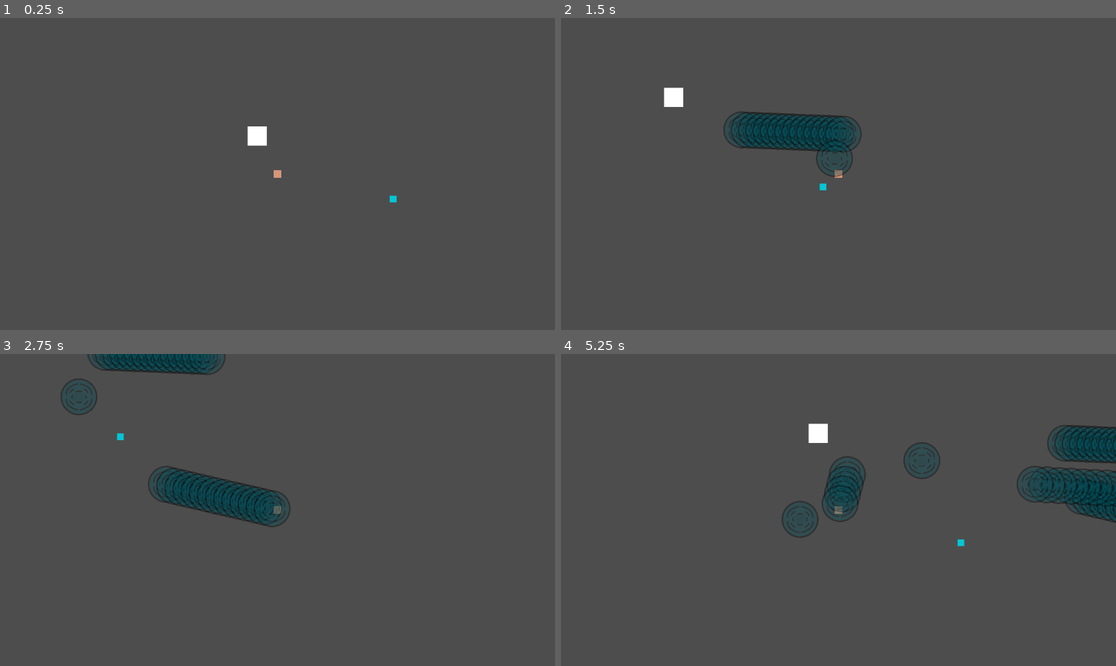
Above: before the commit, frames 1-4 (two rows, left to right).
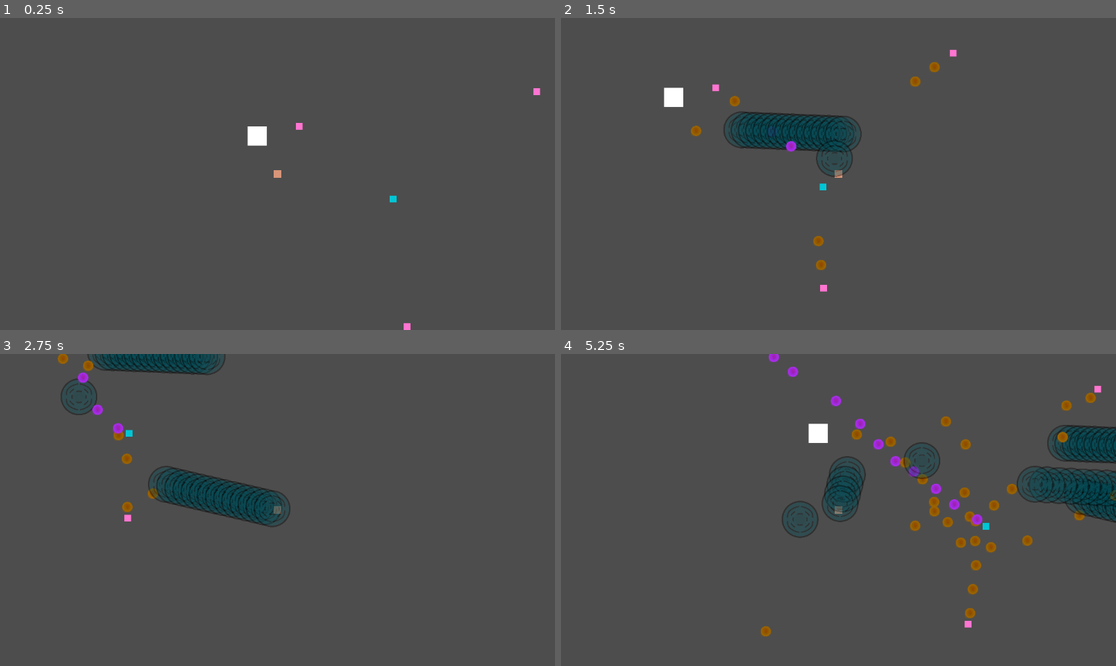
Above: after the commit, the same moments.

Repository: Simon014/PSLR2-Dungeon-Danmaku-Engine
Game: Godot game, scene res://RootScene.tscn
Same seed, same stepped clock (60 frames per second), same inputs: the game is played once before the commit and once after it.
Inputs (mouse positions are in pixels of both pictures, inside the frame that each line leads up to):
- Up to frame 1 (0.25 s): no input
- Up to frame 2 (1.5 s): tap Enter at 0.5 s; move the mouse to (960, 158) at 0.52 s; press the mouse at (960, 158) at 0.53 s; hold D (right) 0.53-1.28 s; move the mouse to (727, 189) at 1.27 s; release the mouse at (727, 189) at 1.28 s; hold S (down) from 1.28 s (still down); click (727, 189) at 1.35 s
- Up to frame 3 (2.75 s): move the mouse to (333, 441) at 2.02 s; release S (down) at 2.03 s; press the mouse at (333, 441) at 2.03 s; hold D (right) from 2.03 s (still down)
- Up to frame 4 (5.25 s): move the mouse to (810, 572) at 2.77 s; release D (right) at 2.78 s; release the mouse at (810, 572) at 2.78 s; hold W (up) 2.78-3.53 s; click (810, 572) at 2.85 s; move the mouse to (1005, 556) at 3.52 s; press the mouse at (1005, 556) at 3.53 s; hold A (left) 3.53-5.03 s; move the mouse to (672, 463) at 4.27 s; release the mouse at (672, 463) at 4.28 s; click (672, 463) at 4.35 s; move the mouse to (866, 510) at 5.02 s; press the mouse at (866, 510) at 5.03 s; hold S (down) from 5.03 s (still down)

The runs differ from the first frame. In frame 1, less than 0.1% of the frame differs, in the area x 53-98%, y 22-100%; in frame 2, 0.5%; in frame 3, 0.5%; in frame 4, 2.0%, in the area x 35-100%, y 0-91%.

Commit message:
enemy basic function done
next : health and damage.

Diff:
--- a/pslr-2-dungeon-danmaku-engine/DDEcore/core_global_const.gd
+++ b/pslr-2-dungeon-danmaku-engine/DDEcore/core_global_const.gd
@@ -10,4 +10,4 @@
 var lowatk = 0.5
 
 var passiveheal = 5
-var partnerstunheal = 0.25
+var partnerstunheal = 0.5
--- a/pslr-2-dungeon-danmaku-engine/DDEcore/core_partner_vars.gd
+++ b/pslr-2-dungeon-danmaku-engine/DDEcore/core_partner_vars.gd
@@ -20,3 +20,5 @@
 var SlowRemaining = 0
 var DefLowerRemaining = 0
 var AtkLowerRemaining = 0
+
+var isdead
--- a/pslr-2-dungeon-danmaku-engine/Entities/bullets/bomb/bullet.gd
+++ b/pslr-2-dungeon-danmaku-engine/Entities/bullets/bomb/bullet.gd
@@ -15,6 +15,7 @@
 
 #changed variables
 var scales
+@export var friendly = false
 
 
 
--- a/pslr-2-dungeon-danmaku-engine/Entities/bullets/effect/bullet.gd
+++ b/pslr-2-dungeon-danmaku-engine/Entities/bullets/effect/bullet.gd
@@ -13,6 +13,7 @@
 
 @export var color = Color(0.709, 0.0, 0.574, 1.0)
 @export var image = "DebugBullet.png"
+@export var friendly = false
 
 
 #can be either poison, slow, defdown, atkdown
--- a/pslr-2-dungeon-danmaku-engine/Entities/bullets/homing/bullet.gd
+++ b/pslr-2-dungeon-danmaku-engine/Entities/bullets/homing/bullet.gd
@@ -15,7 +15,7 @@
 var timeSinceload = 0.0
 @export var color = Color(0.709, 0.0, 0.574, 1.0)
 @export var image = "DebugBullet.png"
-
+@export var friendly = false
 
 
 func _ready() -> void:
--- a/pslr-2-dungeon-danmaku-engine/Entities/bullets/normal/bullet.gd
+++ b/pslr-2-dungeon-danmaku-engine/Entities/bullets/normal/bullet.gd
@@ -10,6 +10,7 @@
 @export var color = Color(0.709, 0.0, 0.574, 1.0)
 @export var image = "DebugBullet.png"
 
+@export var friendly = false
 
 func _ready() -> void:
 	name = "Bullet"
--- a/pslr-2-dungeon-danmaku-engine/Entities/bullets/split/bullet.gd
+++ b/pslr-2-dungeon-danmaku-engine/Entities/bullets/split/bullet.gd
@@ -15,7 +15,7 @@
 
 @export var color = Color(0.709, 0.0, 0.574, 1.0)
 @export var image = "DebugBullet.png"
-
+@export var friendly = false
 
 """
 TODO : ONCE ALL OTHER BULLETS ARE DONE, INCLUDING LAZERS, GO BACK AND MODIFY
@@ -55,14 +55,17 @@
 			var splitter = splitinto.duplicate()
 			splitter.direction = Vector2.from_angle(deg_to_rad(currentangle))
 			splitter.position = position
+			splitter.friendly = friendly
 			get_parent().add_child(splitter)
 			currentangle += anglechange
+
 		queue_free()
 	else:
 		for i in range(split):
 			var bullet = load("res://Entities/bullets/normal/Bullet.tscn").instantiate()
 			bullet.direction = Vector2.from_angle(deg_to_rad(currentangle))
 			bullet.position = position
+			bullet.friendly = friendly
 			get_parent().add_child(bullet)
 			currentangle += anglechange
 		queue_free()
--- /dev/null
+++ b/pslr-2-dungeon-danmaku-engine/Entities/enemy/enemy.gd
@@ -0,0 +1,46 @@
+extends CharacterBody2D
+
+var movementvector
+var frametime
+var isdead
+var defence = corePartnerVars.defence
+var atk = corePartnerVars.attack
+
+func attack():
+	var bullet = load("res://Entities/bullets/split/Bullet.tscn").instantiate()
+	bullet.speed = 100
+	bullet.damage = 10 * atk
+	bullet.split = 3
+	bullet.color = Color(0.918, 0.911, 0.0, 1.0)
+	var split = load("res://Entities/bullets/bomb/Bullet.tscn").instantiate()
+	split.acceleration = 1
+	split.damage = 100
+	split.TTL = 1
+	split.explosionRadius = 30
+	split.explosionDamage = 0.75
+	split.color = Color(1.0, 0.559, 0.636, 1.0)
+	bullet.splitinto = split
+	if(position.distance_to(corePlayerVars.position) < position.distance_to(corePartnerVars.position) or corePartnerVars.isdead == true):
+		bullet.direction = position.direction_to(corePlayerVars.position)
+	else:
+		bullet.direction = position.direction_to(corePartnerVars.position)
+	bullet.position = position
+	get_parent().add_child(bullet)
+	pass
+
+func _on_atkcd_timeout() -> void:
+	attack()
+	pass # Replace with function body.
+
+func _process(delta: float) -> void:
+	frametime = delta
+
+	if ($StunCD.time_left == 0):
+		move_and_slide()
+
+
+func _on_stun_cd_timeout() -> void:
+	#insta heal 25% of health.
+	corePartnerVars.Health = corePartnerVars.MaxHealth * coreGlobalConst.partnerstunheal
+	isdead = false
+	pass # Replace with function body.
--- /dev/null
+++ b/pslr-2-dungeon-danmaku-engine/Entities/enemy/enemy.tscn
@@ -0,0 +1,42 @@
+[gd_scene format=3 uid="uid://plarhlsmydmo"]
+
+[ext_resource type="Script" uid="uid://bystr51qvwuyn" path="res://Entities/enemy/enemy.gd" id="1_r7hwg"]
+
+[sub_resource type="CircleShape2D" id="CircleShape2D_spuc2"]
+radius = 5.0
+
+[sub_resource type="CircleShape2D" id="CircleShape2D_r7hwg"]
+radius = 61.008198
+
+[node name="Enemy" type="CharacterBody2D" unique_id=76727699]
+script = ExtResource("1_r7hwg")
+
+[node name="ColorRect" type="ColorRect" parent="." unique_id=1841251827]
+offset_left = -7.0
+offset_top = -7.0
+offset_right = 7.0
+offset_bottom = 7.0
+color = Color(1, 0.4598899, 0.8191352, 1)
+
+[node name="CollisionShape2D" type="CollisionShape2D" parent="." unique_id=1216137350]
+shape = SubResource("CircleShape2D_spuc2")
+
+[node name="ATKCD" type="Timer" parent="." unique_id=1274192410]
+wait_time = 0.5
+autostart = true
+
+[node name="DetectionArea" type="Area2D" parent="." unique_id=1307690405]
+collision_layer = 8
+collision_mask = 8
+
+[node name="CollisionShape2D" type="CollisionShape2D" parent="DetectionArea" unique_id=358850755]
+shape = SubResource("CircleShape2D_r7hwg")
+
+[node name="Tick" type="Timer" parent="." unique_id=549217632]
+wait_time = 0.05
+
+[node name="StunCD" type="Timer" parent="." unique_id=1759426760]
+wait_time = 5.0
+one_shot = true
+
+[connection signal="timeout" from="ATKCD" to="." method="_on_atkcd_timeout"]
--- a/pslr-2-dungeon-danmaku-engine/Entities/partner/Partner.tscn
+++ b/pslr-2-dungeon-danmaku-engine/Entities/partner/Partner.tscn
@@ -23,7 +23,7 @@
 shape = SubResource("CircleShape2D_lu2sr")
 
 [node name="ATKCD" type="Timer" parent="." unique_id=741478550]
-wait_time = 0.05
+wait_time = 0.5
 autostart = true
 
 [node name="DetectionArea" type="Area2D" parent="." unique_id=407124321]
@@ -41,6 +41,7 @@
 wait_time = 5.0
 one_shot = true
 
+[connection signal="timeout" from="ATKCD" to="." method="_on_atkcd_timeout"]
 [connection signal="area_entered" from="DetectionArea" to="." method="_on_detection_area_area_entered"]
 [connection signal="body_entered" from="DetectionArea" to="." method="_on_detection_area_body_entered"]
 [connection signal="timeout" from="Tick" to="." method="_on_tick_timeout"]
--- a/pslr-2-dungeon-danmaku-engine/Entities/partner/PartnerController.gd
+++ b/pslr-2-dungeon-danmaku-engine/Entities/partner/PartnerController.gd
@@ -6,12 +6,15 @@
 var defence = corePartnerVars.defence
 var atk = corePartnerVars.attack
 
-func attack():
-	var bullet = load("res://Entities/bullets/split/Bullet.tscn").instantiate()
+func attack(direction):
+	var bullet = load("res://Entities/bullets/normal/Bullet.tscn").instantiate()
 	bullet.speed = corePlayerVars.attackspeed
-	bullet.damage = corePlayerVars.attack * 10 * atk
-	bullet.direction = position.direction_to(get_global_mouse_position())
+	bullet.damage = 10 * atk
+	bullet.direction = direction
+	bullet.color = Color(1.0, 0.409, 0.926, 1.0)
 	bullet.position = position
+	bullet.TTL = 10
+	bullet.friendly = true
 	get_parent().add_child(bullet)
 	pass
 
@@ -23,10 +26,11 @@
 	corePartnerVars.position = position
 
 func _on_tick_timeout() -> void:
+	corePartnerVars.isdead = isdead
+
+
 	#handle effects :
-	print(corePartnerVars.Health)
 	if (corePartnerVars.Health < 0):
-		print("dead")
 		$StunCD.start()
 		isdead = true
 		corePartnerVars.Health = 0
@@ -63,48 +67,52 @@
 	else:
 		pass
 	for i in $DetectionArea.get_overlapping_bodies():
-		if (i.name.contains("Bullet")):
-			if position.distance_to(i.position) < 10:
-				i.queue_free()
+		if (i.friendly == false):
+			if (i.name.contains("Bullet")):
+				if position.distance_to(i.position) < 10:
+					i.queue_free()
+					if (not isdead):
+						corePartnerVars.Health -= i.damage	* (100-defence)/100
+				elif position.distance_to(i.position) < 20:
+					movementvector -= position.direction_to(i.position) * 0.1/position.distance_to(i.position)
+			if (i.name.contains("Effect")):
 				if (not isdead):
-					corePartnerVars.Health -= i.damage	* (100-defence)/100
-			elif position.distance_to(i.position) < 20:
+					if (position.distance_to(i.position) < i.effectRadius):
+						if (i.effect == "poison"):
+							corePartnerVars.PoisonRemaining = i.effectDuration
+						if (i.effect == "speed down"):
+							corePartnerVars.SlowRemaining = i.effectDuration
+						if (i.effect == "lower defence"):
+							corePartnerVars.DefLowerRemaining = i.effectDuration
+						if (i.effect == "lower attack"):
+							corePartnerVars.AtkLowerRemaining = i.effectDuration
 				movementvector -= position.direction_to(i.position) * 0.1/position.distance_to(i.position)
-		if (i.name.contains("Effect")):
-			if (not isdead):
-				if (position.distance_to(i.position) < i.effectRadius):
-					if (i.effect == "poison"):
-						corePartnerVars.PoisonRemaining = i.effectDuration
-					if (i.effect == "speed down"):
-						corePartnerVars.SlowRemaining = i.effectDuration
-					if (i.effect == "lower defence"):
-						corePartnerVars.DefLowerRemaining = i.effectDuration
-					if (i.effect == "lower attack"):
-						corePartnerVars.AtkLowerRemaining = i.effectDuration
-			movementvector -= position.direction_to(i.position) * 0.1/position.distance_to(i.position)
-		if (i.name.contains("Bomb")):
-			if position.distance_to(i.position) < i.currentarea():
-				i.queue_free()
-				if (not isdead):
-					corePartnerVars.Health -= i.damage * i.explosionDamage	* (100-defence)/100
-			elif position.distance_to(i.position) < i.explosionRadius*1.1:
-				movementvector -= position.direction_to(i.position) * 0.1/position.distance_to(i.position)
-		if (i.name.contains("lazer")):
-			var distToLazer = position.distance_to(i.position)*(asin(i.position.direction_to(position).angle() - i.direction.angle()))
-			if ((abs(distToLazer) < i.width * 20) and i.isactive()):
-				if (not isdead):
-					corePartnerVars.Health -= i.damage * frametime	* (100-defence)/100
-			elif(i.position.direction_to(position).angle() - i.direction.angle() > 0):
-				movementvector += Vector2.from_angle(i.direction.angle() + PI/2)
+			if (i.name.contains("Bomb")):
+				if position.distance_to(i.position) < i.currentarea():
+					i.queue_free()
+					if (not isdead):
+						corePartnerVars.Health -= i.damage * i.explosionDamage	* (100-defence)/100
+				elif position.distance_to(i.position) < i.explosionRadius*1.1:
+					movementvector -= position.direction_to(i.position) * 0.1/position.distance_to(i.position)
+			if (i.name.contains("lazer")):
+				var distToLazer = position.distance_to(i.position)*(asin(i.position.direction_to(position).angle() - i.direction.angle()))
+				if ((abs(distToLazer) < i.width * 20) and i.isactive()):
+					if (not isdead):
+						corePartnerVars.Health -= i.damage * frametime	* (100-defence)/100
+				elif(i.position.direction_to(position).angle() - i.direction.angle() > 0):
+					movementvector += Vector2.from_angle(i.direction.angle() + PI/2)
+					pass
+				elif(i.position.direction_to(position).angle() - i.direction.angle() < 0):
+					movementvector += Vector2.from_angle(i.direction.angle() - PI/2)
+					pass
+				else:
+					movementvector += Vector2.from_angle(i.direction.angle() - PI/2)
+				#calc direction and distance to origin
+				#calc perpendicular angle to lazer, from kemoko (and if needed, do it depending on where Kemoko is against the direction of the lazer.
+				#find the angle between the perpendicular and the origin, then calculate distance to lazer invisible line.
+			else:
+
 				pass
-			elif(i.position.direction_to(position).angle() - i.direction.angle() < 0):
-				movementvector += Vector2.from_angle(i.direction.angle() - PI/2)
-				pass
-			else:
-				movementvector += Vector2.from_angle(i.direction.angle() - PI/2)
-			#calc direction and distance to origin
-			#calc perpendicular angle to lazer, from kemoko (and if needed, do it depending on where Kemoko is against the direction of the lazer.
-			#find the angle between the perpendicular and the origin, then calculate distance to lazer invisible line.
 	movementvector = movementvector.normalized()
 	if (corePartnerVars.SlowRemaining > 0):
 		velocity = movementvector.normalized() * corePartnerVars.speed * coreGlobalConst.slowdownpower
@@ -118,3 +126,13 @@
 	corePartnerVars.Health = corePartnerVars.MaxHealth * coreGlobalConst.partnerstunheal
 	isdead = false
 	pass # Replace with function body.
+
+
+func _on_atkcd_timeout() -> void:
+		#handle attack
+	if (not isdead):
+		for i in get_parent().get_children():
+			if (i.name.contains("Enemy")):
+				attack(position.direction_to(i.position))
+				break
+	pass # Replace with function body.
--- a/pslr-2-dungeon-danmaku-engine/RootScene.tscn
+++ b/pslr-2-dungeon-danmaku-engine/RootScene.tscn
@@ -3,6 +3,7 @@
 [ext_resource type="Script" uid="uid://qpp2q3t74mg3" path="res://debug.gd" id="1_03604"]
 [ext_resource type="PackedScene" uid="uid://cgtr8wu6fmp36" path="res://Entities/player/Player.tscn" id="1_vw6t8"]
 [ext_resource type="PackedScene" uid="uid://dmcsko740rpui" path="res://Entities/partner/Partner.tscn" id="3_y8vh0"]
+[ext_resource type="PackedScene" uid="uid://plarhlsmydmo" path="res://Entities/enemy/enemy.tscn" id="4_p6tge"]
 
 [node name="RootScene" type="Node2D" unique_id=534867270]
 script = ExtResource("1_03604")
@@ -18,3 +19,12 @@
 
 [node name="Partner" parent="." unique_id=617075088 instance=ExtResource("3_y8vh0")]
 position = Vector2(809, 306)
+
+[node name="Enemy" parent="." unique_id=76727699 instance=ExtResource("4_p6tge")]
+position = Vector2(614, 155)
+
+[node name="Enemy2" parent="." unique_id=1265746831 instance=ExtResource("4_p6tge")]
+position = Vector2(838, 571)
+
+[node name="Enemy3" parent="." unique_id=2065442423 instance=ExtResource("4_p6tge")]
+position = Vector2(1107, 83)
Not shown, added: pslr-2-dungeon-danmaku-engine/Entities/enemy/enemy.gd.uid
